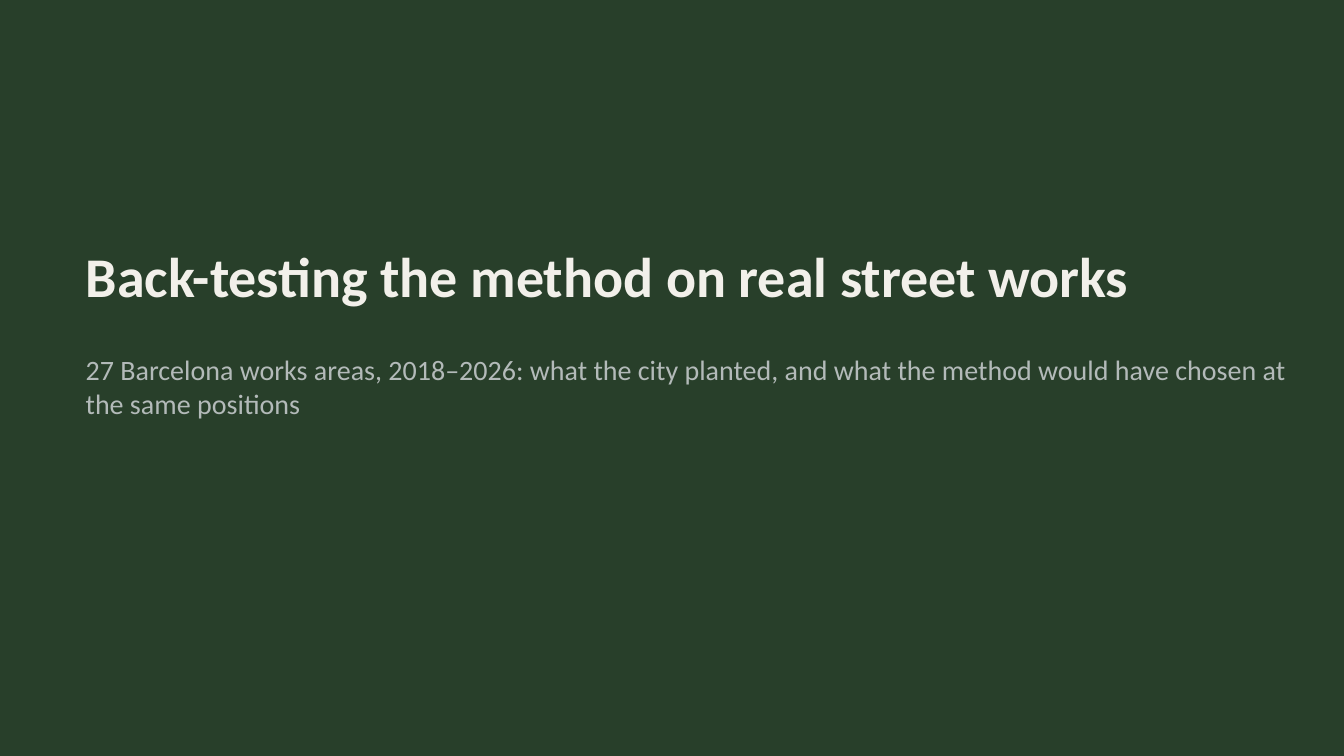
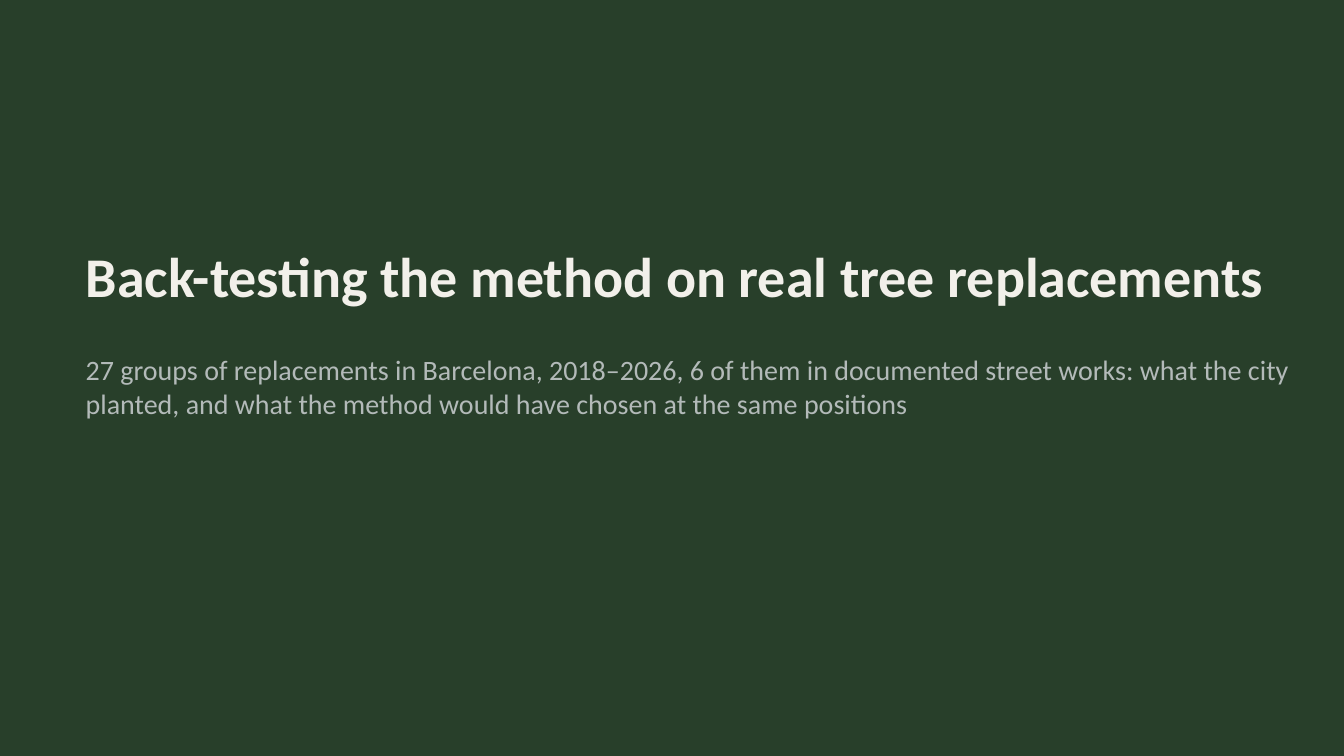
Before and after one commit to giofox96/shade-and-sponge, a slide deck: slide 1 of slides/backtest_works.pptx. Drawn at 1344x756 pixels with LibreOffice and Linux fonts; fonts in the diff are those of the drawing. Boxes give left, top, right and bottom in pixels: in the first picture for what was removed or moved away, otherwise in the second. Text is boxed around its words. In the diff, an @@ line names an element or a change of style, - is before the commit and + after.

```diff
--- a/slides/backtest_works.pptx
+++ b/slides/backtest_works.pptx
@@ text at box(86, 257, 1263, 307): text changed @@
-Back-testing the method on real street works
+Back-testing the method on real tree replacements
@@ text at box(86, 360, 1288, 419): text changed @@
-27 Barcelona works areas, 2018–2026: what the city planted, and what the method would have chosen at the same positions
+27 groups of replacements in Barcelona, 2018–2026, 6 of them in documented street works: what the city planted, and what the method would have chosen at the same positions
```
Also in this commit, not shown: 8 other slides changed, 1 slide added, 3 other files.
